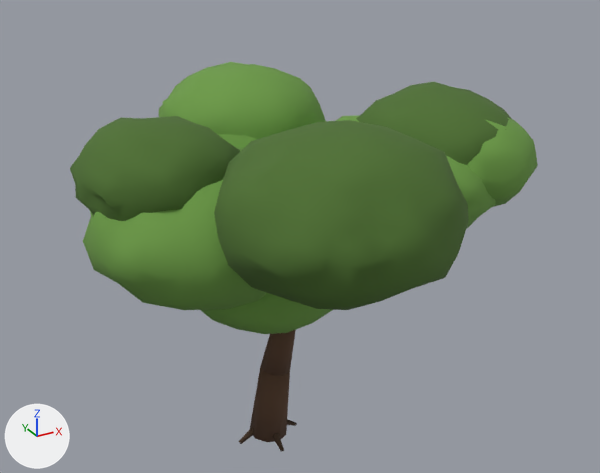
One commit to the glTF model assets/models/tree_green2.glb: the scene before it, then after it.
Before and after are seen from a 50 mm lens placed at (-4.83, -9.83, 8.18), pointed at (0.63, 0.09, 3.22). Arrows for +X, +Y and +Z are at lower left; the lights stay in place. The picture after the commit comes second. Mesh edges are drawn as thin lines on the coarser meshes.

In view in the first picture: 'geometry_0'.
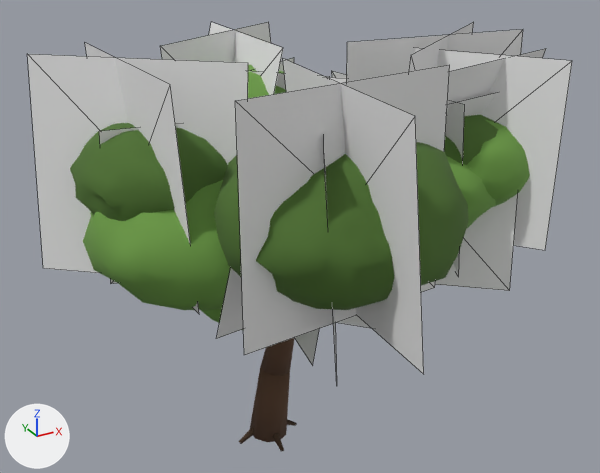
Commit message: 更新模型：cloud.glb、tree_green.glb、tree_green2.glb、foam.glb

Where the change shows, as pixel boxes [x1, y1, x2, y2] in the pictures (600 x 473 px):
'geometry_1', added
    after: [27, 22, 572, 379]

What the commit changed:
Material 'alpha_leaf' (mat_alpha_leaf) is new.
Its base color is (0.8, 0.8, 0.8) (white #e7e7e7).
Its roughness is 0.95.
Mesh me_geometry_1 is new.
It has 96 vertices, 48 faces and spans x -2.92..4.24, y -3.77..3.73, z 2.1..6.11.
It uses material mat_alpha_leaf (its picture is missing).
Object 'geometry_1' (ob_geometry_1) is new; it shows me_geometry_1.
Its location is (0.0, 0.0, 0.0).
